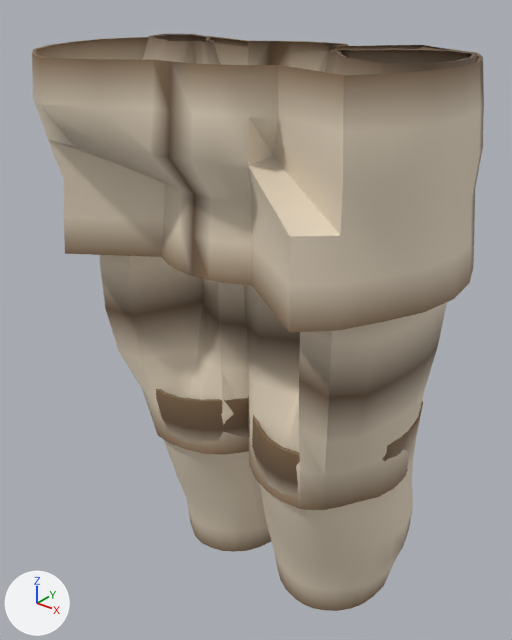
One commit to the glTF model assets_src/armor/aydor_2/leather_a_legs.glb: the scene before it, then after it.
Both versions are drawn from a 50 mm camera at (0.52, -0.672, 1.061) aimed at (-0.018, 0.0, 0.644). Lighting does not change. The marker at lower left points along +X, +Y and +Z. The older version comes first. Vertices at exactly the same position are counted once.

Names of what the first picture shows: 'leather_a_legs'.
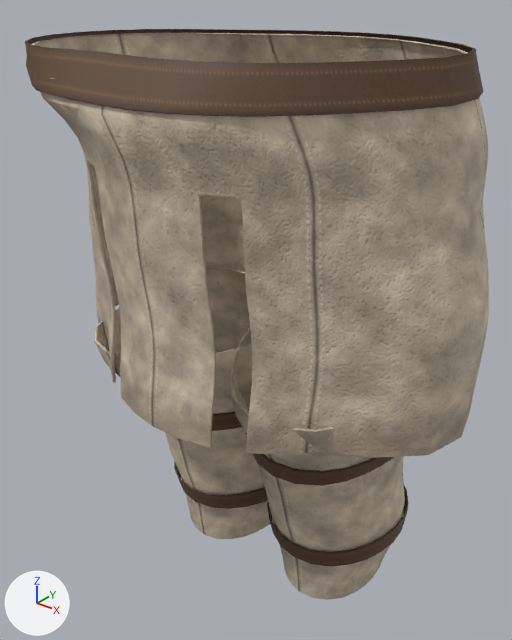
Where the change shows, as pixel boxes [x1, y1, x2, y2] in the pictures (512 x 640 px):
'leather_a_legs', surface changed, reshaped: before [32, 34, 484, 611]; after [25, 29, 489, 600]
part 1 of me_leather_a_legs, rebuilt (43% taller): before [32, 36, 484, 332]; after [31, 33, 489, 458]
part 2 of me_leather_a_legs, rebuilt: before [156, 389, 271, 552]; after [94, 267, 273, 539]
part 3 of me_leather_a_legs, rebuilt: before [248, 401, 423, 611]; after [230, 328, 405, 600]
part 4 of me_leather_a_legs, added (brown): after [25, 29, 483, 117]
part 5 of me_leather_a_legs, added (brown): after [246, 432, 394, 486]
part 6 of me_leather_a_legs, added (brown): after [267, 486, 408, 567]
part 7 of me_leather_a_legs, added (brown): after [212, 409, 249, 431]
part 8 of me_leather_a_legs, added (brown): after [174, 463, 268, 509]
part 9 of me_leather_a_legs, deleted (brown): before [99, 34, 477, 510]

Patch to the scene script:
```diff
--- a/assets_src/armor/aydor_2/leather_a_legs.glb.py
+++ b/assets_src/armor/aydor_2/leather_a_legs.glb.py
@@ img_strap_c_png @@
+img_strap_c_png = load_image('strap_c.png', '../textures/strap_c.png', 128, 64, 'sRGB')
@@ img_strap_orm_png @@
+img_strap_orm_png = load_image('strap_orm.png', '../textures/strap_orm.png', 128, 64, 'Non-Color')
@@ img_strap_n_png @@
+img_strap_n_png = load_image('strap_n.png', '../textures/strap_n.png', 128, 64, 'Non-Color')
@@ img_leather_n_png @@
+img_leather_n_png = load_image('leather_n.png', '../textures/leather_n.png', 256, 256, 'Non-Color')
@@ img_leather_c_png @@
+img_leather_c_png = load_image('leather_c.png', '../textures/leather_c.png', 256, 256, 'sRGB')
@@ img_leather_orm_png @@
+img_leather_orm_png = load_image('leather_orm.png', '../textures/leather_orm.png', 256, 256, 'Non-Color')
@@ mat_leather @@
 mat_leather = bpy.data.materials.new('leather')
-# nodes: BsdfPrincipled, OutputMaterial, VertexColor
+# nodes: BsdfPrincipled, Mix, NormalMap, OutputMaterial, SeparateColor, TexImage x3, VertexColor
+# uses the picture img_leather_c_png
+# uses the picture img_leather_n_png
+# uses the picture img_leather_orm_png
@@ mat_strap @@
+mat_strap = bpy.data.materials.new('strap')
+# uses the picture img_strap_c_png
+# uses the picture img_strap_n_png
+# uses the picture img_strap_orm_png
@@ me_leather_a_legs @@
 # used by ob_leather_a_legs; location = (0.0, 0.0, 0.0)
-me_leather_a_legs.from_pydata(...)  # 1180 vertices, 2120 faces; spans x -0.274..0.258, y -0.214..0.167, z 0.232..0.992
+me_leather_a_legs.from_pydata(...)  # 2184 vertices, 3848 faces; spans x -0.294..0.288, y -0.238..0.223, z 0.254..0.996
+# me_leather_a_legs part 1: the loose piece of 256 vertices spanning x -0.274..0.258, y -0.214..0.167, z 0.757..0.988 is rebuilt with 776 vertices and now spans x -0.294..0.288, y -0.237..0.223, z 0.593..0.992
+# me_leather_a_legs part 2: the loose piece of 220 vertices spanning x -0.215..0.031, y -0.099..0.155, z 0.232..0.563 is rebuilt with 384 vertices and now spans x -0.239..0.032, y -0.163..0.156, z 0.254..0.641
+# me_leather_a_legs part 3: the loose piece of 220 vertices spanning x -0.028..0.211, y -0.1..0.155, z 0.232..0.563 is rebuilt with 384 vertices and now spans x -0.031..0.225, y -0.162..0.155, z 0.254..0.641
+# me_leather_a_legs part 4: a new loose piece of 160 vertices spanning x -0.277..0.245, y -0.238..0.189, z 0.954..0.996, in mat_strap
+# me_leather_a_legs part 5: a new loose piece of 120 vertices spanning x -0.031..0.209, y -0.112..0.145, z 0.499..0.544, in mat_strap
+# me_leather_a_legs part 6: a new loose piece of 120 vertices spanning x -0.008..0.193, y -0.063..0.161, z 0.332..0.374, in mat_strap
+# me_leather_a_legs part 7: a new loose piece of 120 vertices spanning x -0.206..0.034, y -0.115..0.146, z 0.499..0.544, in mat_strap
+# me_leather_a_legs part 8: a new loose piece of 120 vertices spanning x -0.191..0.01, y -0.064..0.161, z 0.332..0.374, in mat_strap
+# me_leather_a_legs part 9: 484 vertices removed from x -0.236..0.236, y -0.124..0.142, z 0.459..0.992
 me_leather_a_legs.materials.append(mat_leather)
+me_leather_a_legs.materials.append(mat_strap)
```
